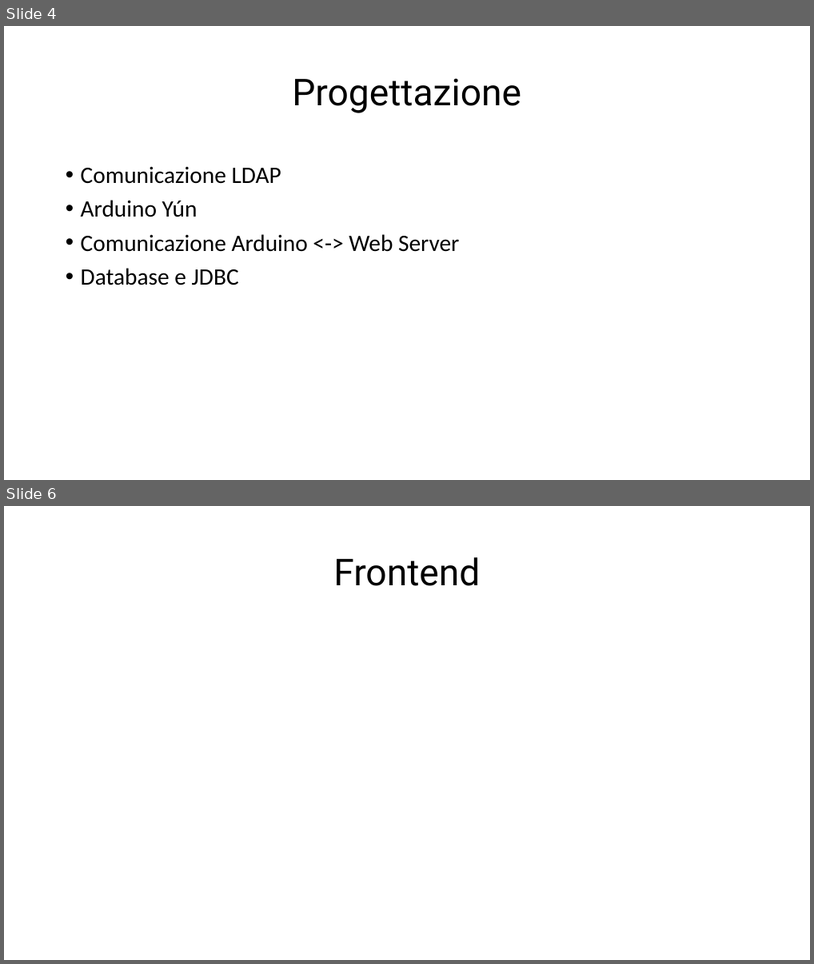
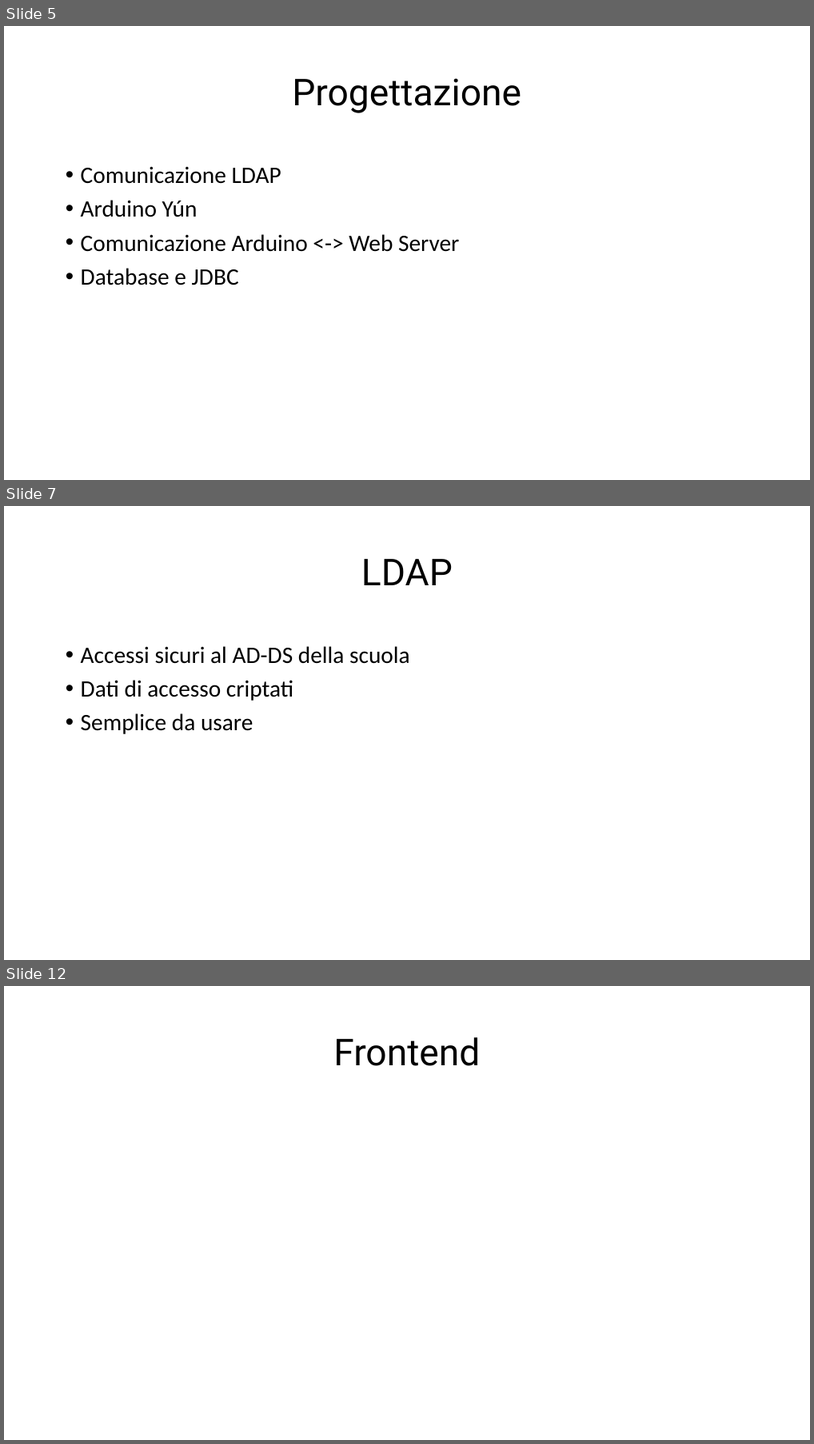
Before and after one commit to giuliobosco/domotics, a slide deck: presentation/domotics presentation.pptx. Shown one above the other, each under a label of ours: slides 4 and 6 before the commit, slides 5, 7 and 12 after it; the slides between them are not shown. The pictures are 814x964 and 814x1444 pixels, drawn with LibreOffice and Linux fonts; fonts in the diff are those of the drawing. Boxes give left, top, right and bottom in pixels: in the first picture for what was removed or moved away, otherwise in the second. Text is boxed around its words. In the diff, an @@ line names an element or a change of style, - is before the commit and + after.

```diff
--- a/presentation/domotics presentation.pptx
+++ b/presentation/domotics presentation.pptx
@@ slide 7 added at [4,506,810,960], background #FFFFFF @@
@@ title added at [362,559,453,585], 44 pt, text #000000 @@
+LDAP
@@ text added at [81,646,410,734], 28 pt, text #000000 @@
+• Accessi sicuri al AD-DS della scuola
+• Dati di accesso criptati
+• Semplice da usare
@@ what was slide 4 is now slide 5 @@
@@ what was slide 6 is now slide 12 @@
```
Also in this commit, not shown: 3 slides changed, 6 other slides added, 2 slides removed.
